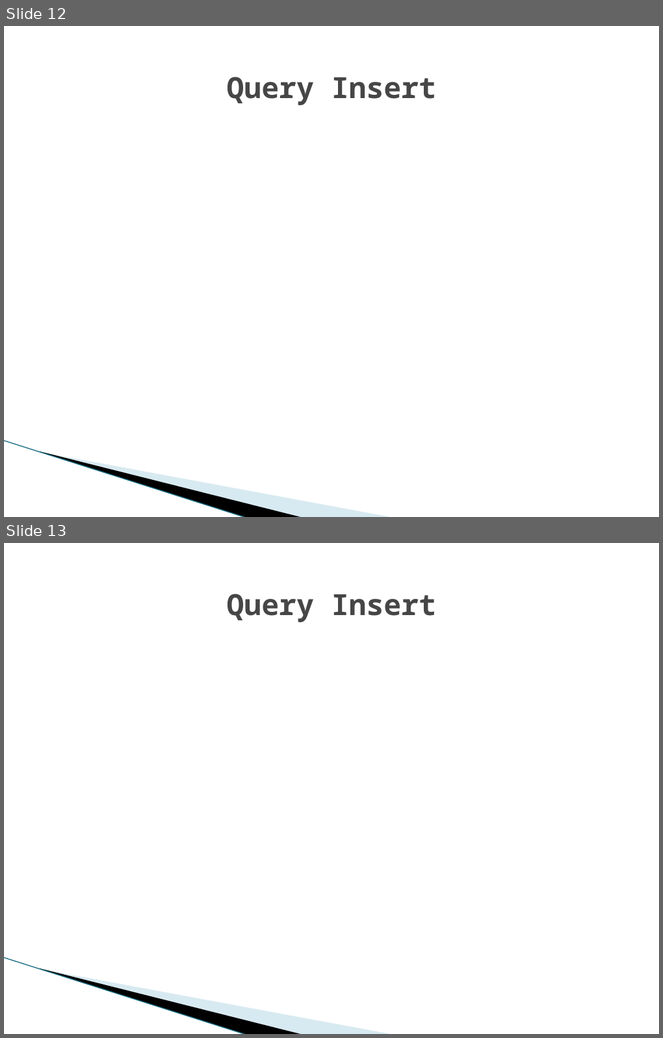
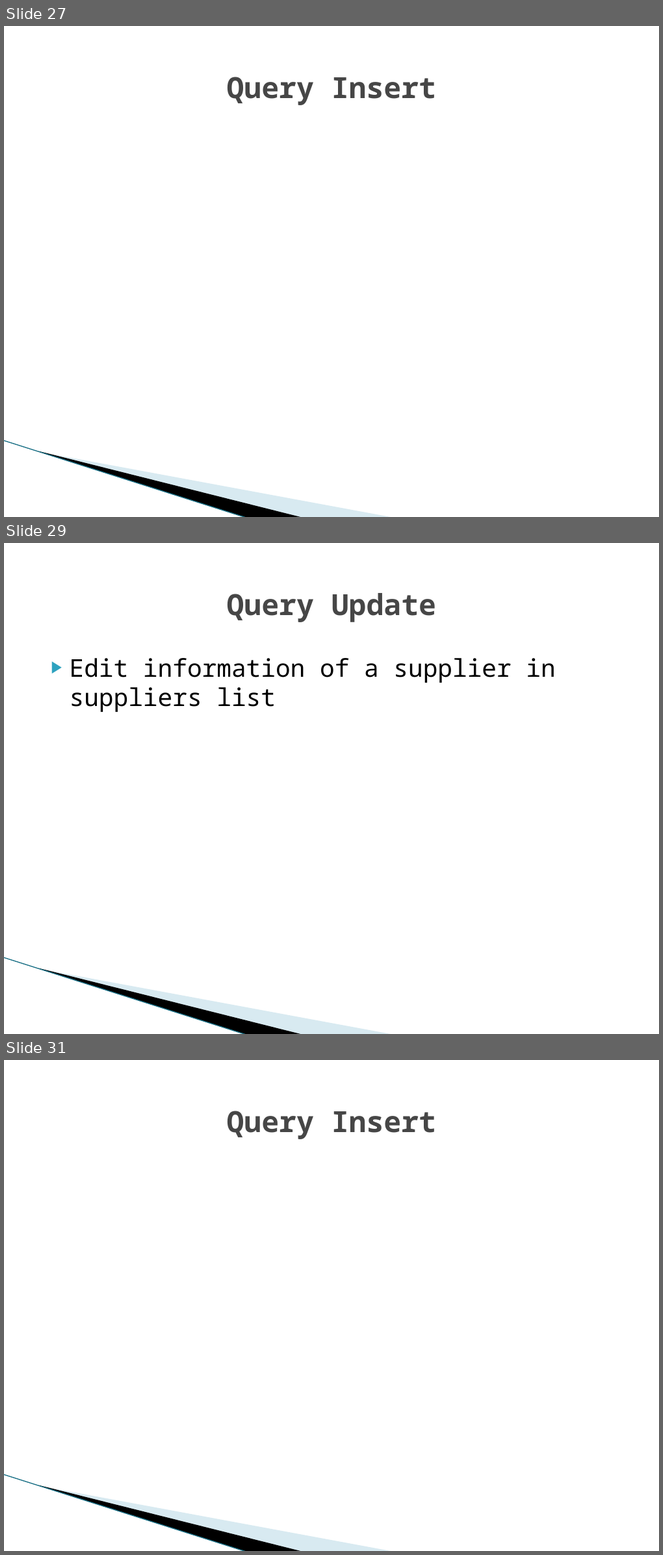
Before and after one commit to iamvucms/SICT, a slide deck: SQL/Project1_database_design_and_query.pptx. Shown one above the other, each under a label of ours: slides 12 and 13 before the commit, slides 27, 29 and 31 after it; the slides between them are not shown. The pictures are 663x1038 and 663x1555 pixels, drawn with LibreOffice and Linux fonts; fonts in the diff are those of the drawing; background and template pictures are left out. Boxes give left, top, right and bottom in pixels: in the first picture for what was removed or moved away, otherwise in the second. Text is boxed around its words. In the diff, an @@ line names an element or a change of style, - is before the commit and + after.

```diff
--- a/SQL/Project1_database_design_and_query.pptx
+++ b/SQL/Project1_database_design_and_query.pptx
@@ slide 29 added at <box>4,543,659,1034</box>, background #FFFFFF; not listed: 3 template elements that a slide beside it also shows @@
@@ title added at <box>227,593,436,622</box>, 32 pt, text #464646, bold @@
+Query Update
@@ text added at <box>70,658,555,712</box>, 27 pt, text #000000 @@
+▶ Edit information of a supplier in suppliers list
@@ what was slide 12 is now slide 27 @@
@@ what was slide 13 is now slide 31 @@
```
Also in this commit, not shown: 6 slides changed, 18 other slides added.
